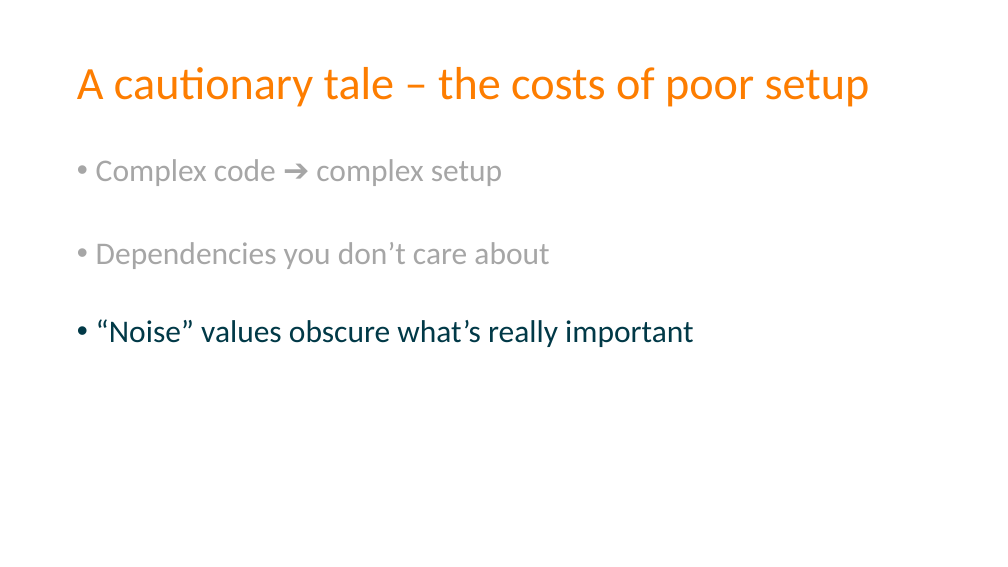
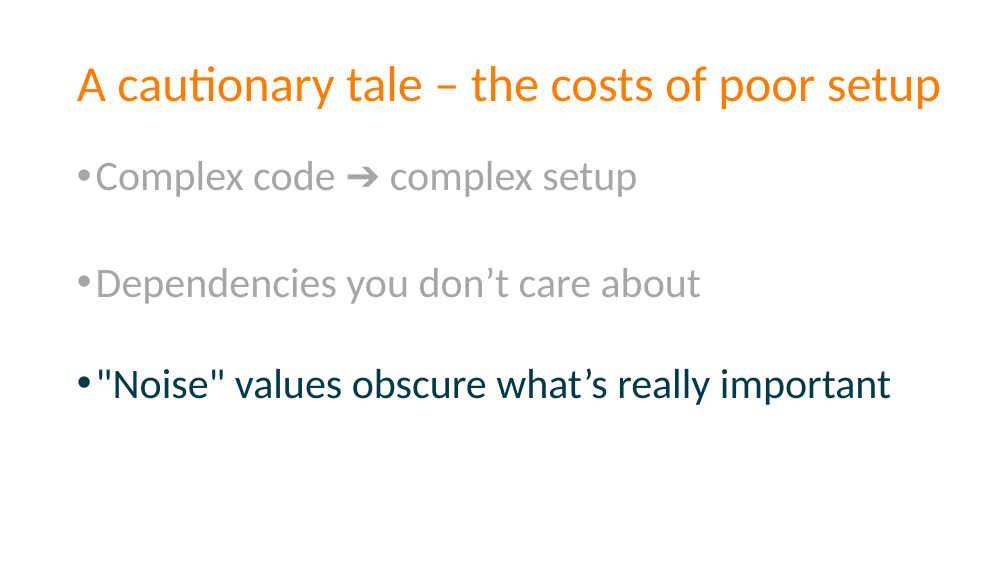
Before and after one commit to spetryjohnson/Talk-Patterns_of_Effective_Test_Setup, a slide deck: slide 14 of POETS - CodeMash 2017.pptx (slide 17 before the commit). Drawn at 1008x567 pixels with LibreOffice and Linux fonts; fonts in the diff are those of the drawing. Boxes give left, top, right and bottom in pixels: in the first picture for what was removed or moved away, otherwise in the second. Text is boxed around its words. In the diff, an @@ line names an element or a change of style, - is before the commit and + after.

Commit message:
Increasing slide font sizes (partial)

```diff
--- a/POETS - CodeMash 2017.pptx
+++ b/POETS - CodeMash 2017.pptx
@@ title "A cautionary tale – the ..." at [77, 66, 941, 109]: size 44 to 48 pt @@
@@ text at [96, 161, 701, 304]: size 30 to 40 pt in "Complex code ➔ complex setup", "Dependencies you don’t care about" @@
@@ text at [96, 368, 891, 405]: text changed; size 30 to 40 pt @@
-• “Noise” values obscure what’s really important
+• "Noise" values obscure what’s really important
```
Also in this commit, not shown: 69 other slides changed, 4 slides removed, 1 other file.
